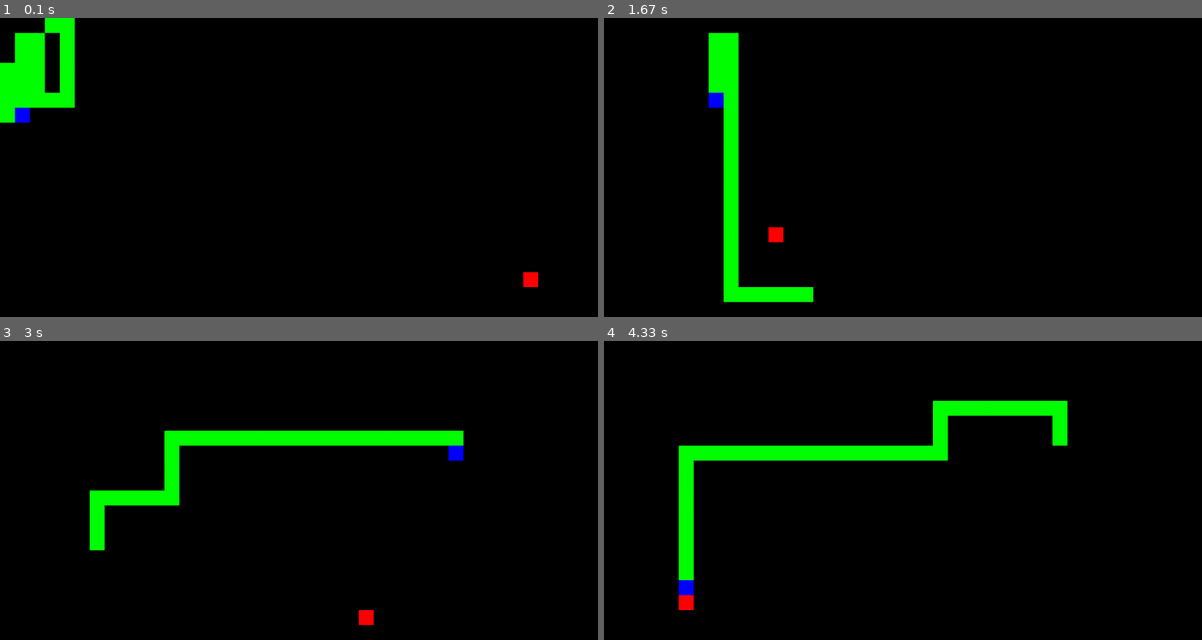
Above: before the commit, frames 1-4 (two rows, left to right).
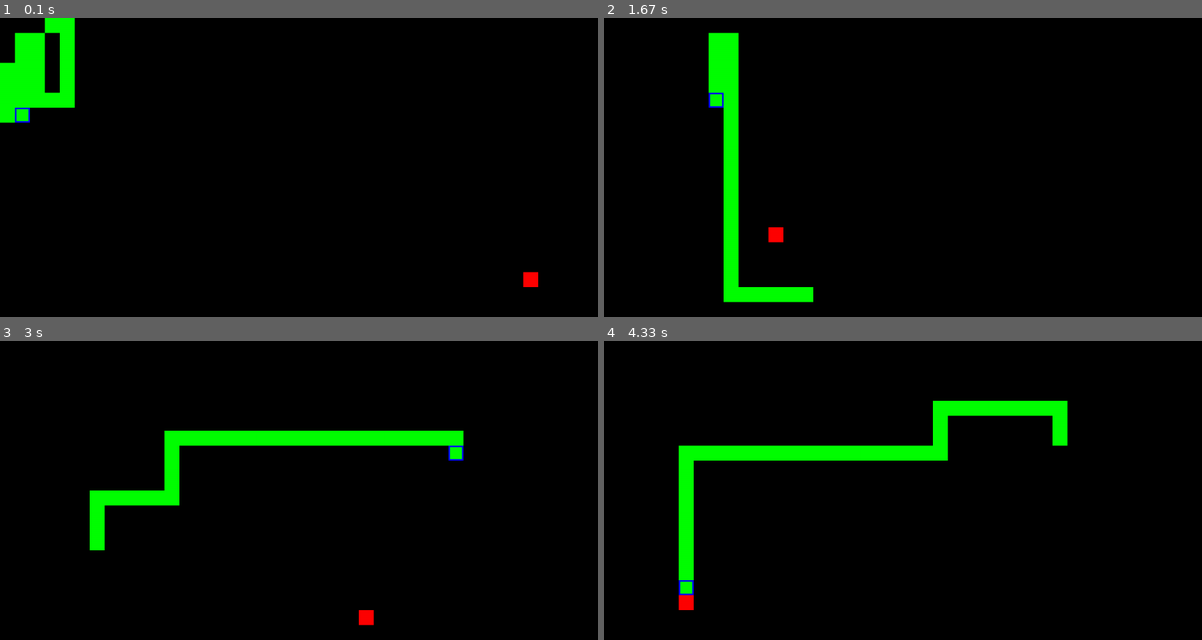
Above: after the commit, the same moments.

Repository: ShenoySameer/SnakeGameAlgorithm
Game: pygame game, started from Main.py
The game is run twice, just before and just after one commit, with the same random seed, the same clock (stepped at 60 frames per second) and the same inputs.
Inputs:
- Up to frame 1 (0.1 s): no input
- Up to frame 2 (1.67 s): no input
- Up to frame 3 (3 s): no input
- Up to frame 4 (4.33 s): no input

The runs differ from the first frame. In frame 1, less than 0.1% of the frame differs, in the area x 2-5%, y 30-35%; in frame 2, less than 0.1%; in frame 3, less than 0.1%; in frame 4, less than 0.1%.

Commit message:
small edits

Diff:
--- a/Algorithm.py
+++ b/Algorithm.py
@@ -41,16 +41,17 @@
                 E.remove(snake[-len(path)])
 
         for node in G[v]:
+            new_path = path + [node]
             if node not in E:
-                Q.append(path + [node])
+                Q.append(new_path)
                 E.add(node)
                 if node == apple:
-                    score = len(BFS_basic(G, (path[1:] + [node]))) / (len(G))
+                    score = len(BFS_basic(G, new_path[::-1])) / (len(G))
                     print(score)
                     if score > 0.8:
-                        return (path[1:] + [node])[::-1]
+                        return new_path[:0:-1]
                     else:
-                        resort.append((score, (path[1:] + [node])[::-1]))
+                        resort.append((score, new_path[:0:-1]))
 
     # resort.sort(reverse=True)
     # print(resort)
@@ -91,10 +92,10 @@
                 if travel_distance(node, target) == dist_from_tail - depth[node]:
                     new_snake = new_path[:0:-1] + [snake[i] for i in range(len(snake)-depth[node])]
                     return BFS(G, new_snake, apple) + new_path[:0:-1]
-                print(new_path)
+                # print(new_path)
                 longest_path = max(longest_path, new_path, key=len)
-            else:
-                print(node)
+            # else:
+                # print(node)
 
     return longest_path[:0:-1]
 
--- a/Main.py
+++ b/Main.py
@@ -7,7 +7,7 @@
 x = 40
 y = 20
 block_size = 30
-border_size = 30
+border_size = 3
 BLACK = (0, 0, 0)
 WHITE = (200, 200, 200)
 GREEN = "green"
@@ -44,7 +44,10 @@
 
     while True:
         drawGrid()
-        drawBorder(*snake[0])
+        drawBorder(*snake[0], 'top')
+        drawBorder(*snake[0], 'bottom')
+        drawBorder(*snake[0], 'left')
+        drawBorder(*snake[0], 'right')
         if not current_path:
             pygame.display.update()
             break
@@ -57,7 +60,7 @@
             apple = random.choice(list(set(all_points)-set(snake)))
             current_path = BFS(grid, snake, apple)
             if not current_path:
-                current_path = DFS_and_BFS(grid, snake, apple)
+                current_path = DFS_long_path(grid, snake, apple)
                 print(current_path)
                 print(apple)
                 print(last_apple)
@@ -131,7 +134,7 @@
     elif location == 'right':
         length = border_size
         height = block_size
-        a = block_size - height
+        a = block_size - length
         b = 0
 
     border_rect = pygame.Rect(x*block_size+a, y*block_size+b, length, height)
